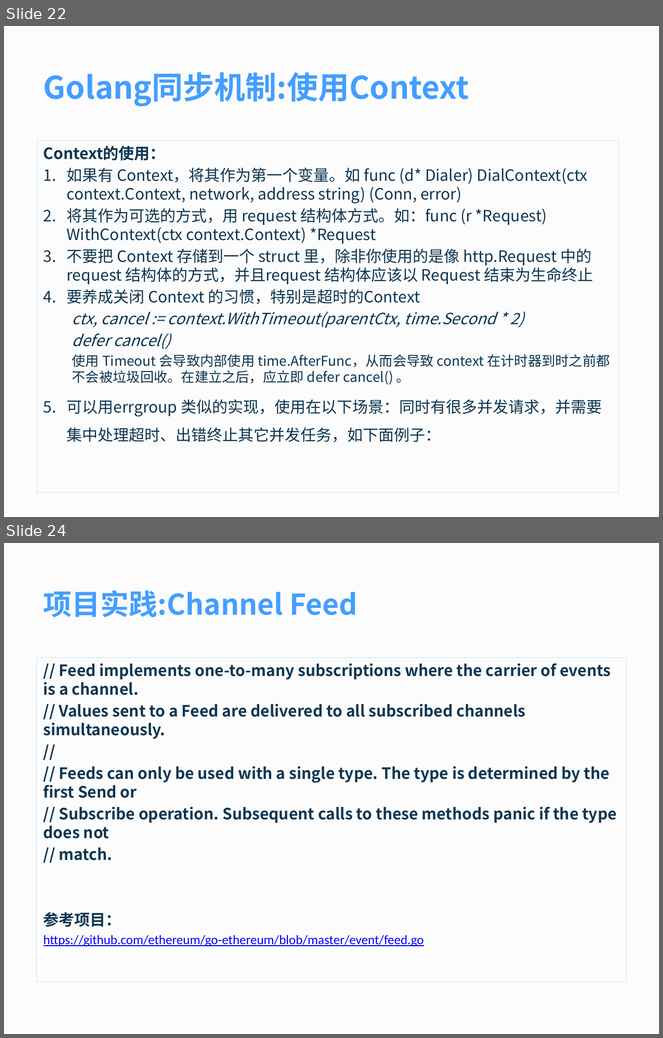
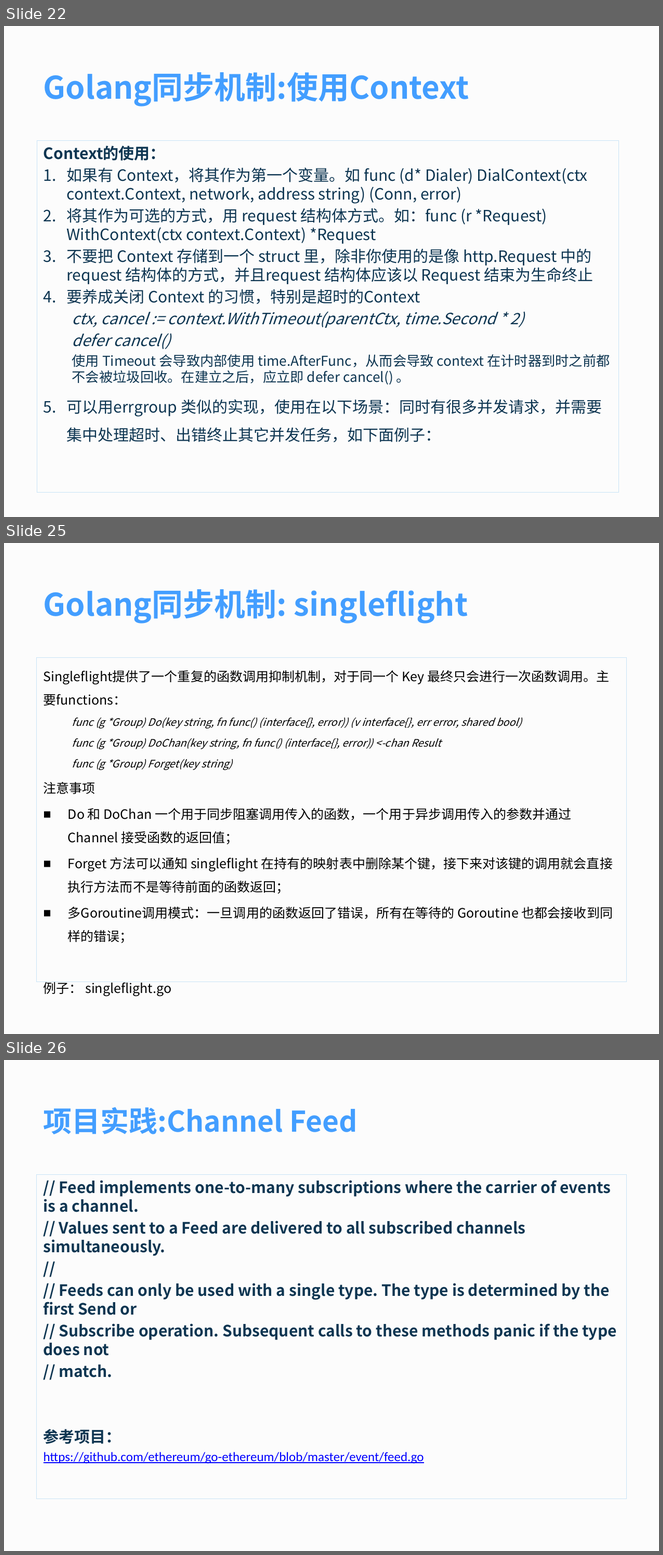
Before and after one commit to yuleihua/learn_golang, a slide deck: Golang同步机制.pptx. Shown one above the other, each under a label of ours: slides 22 and 24 before the commit, slides 22, 25 and 26 after it; the slides between them are not shown. The pictures are 663x1038 and 663x1555 pixels, drawn with LibreOffice and Linux fonts; fonts in the diff are those of the drawing. Boxes give left, top, right and bottom in pixels: in the first picture for what was removed or moved away, otherwise in the second. Text is boxed around its words. In the diff, an @@ line names an element or a change of style, - is before the commit and + after.

```diff
--- a/Golang同步机制.pptx
+++ b/Golang同步机制.pptx
@@ slide 25 added at <box>4,543,659,1034</box>, background #FCFCFC @@
@@ title added at <box>44,589,468,624</box>, 48 pt, text #439EFF, bold @@
+Golang同步机制: singleflight
@@ text added at <box>37,658,626,982</box>, outline #C8E3F6 0.75 pt, 20 pt, text #000000 @@
+Singleflight提供了一个重复的函数调用抑制机制，对于同一个 Key 最终只会进行一次函数调用。主要functions：
+  func (g *Group) Do(key string, fn func() (interface{}, error)) (v interface{}, err error, shared bool)
+  func (g *Group) DoChan(key string, fn func() (interface{}, error)) <-chan Result
+  func (g *Group) Forget(key string)
+注意事项
+■ Do 和 DoChan 一个用于同步阻塞调用传入的函数，一个用于异步调用传入的参数并通过 Channel 接受函数的返回值；
+■ Forget 方法可以通知 singleflight 在持有的映射表中删除某个键，接下来对该键的调用就会直接执行方法而不是等待前面的函数返回；
+■ 多Goroutine调用模式：一旦调用的函数返回了错误，所有在等待的 Goroutine 也都会接收到同样的错误；
+例子： singleflight.go
@@ what was slide 24 is now slide 26 @@
```
Also in this commit, not shown: 3 slides changed, 1 other slide added, 1 other file.
